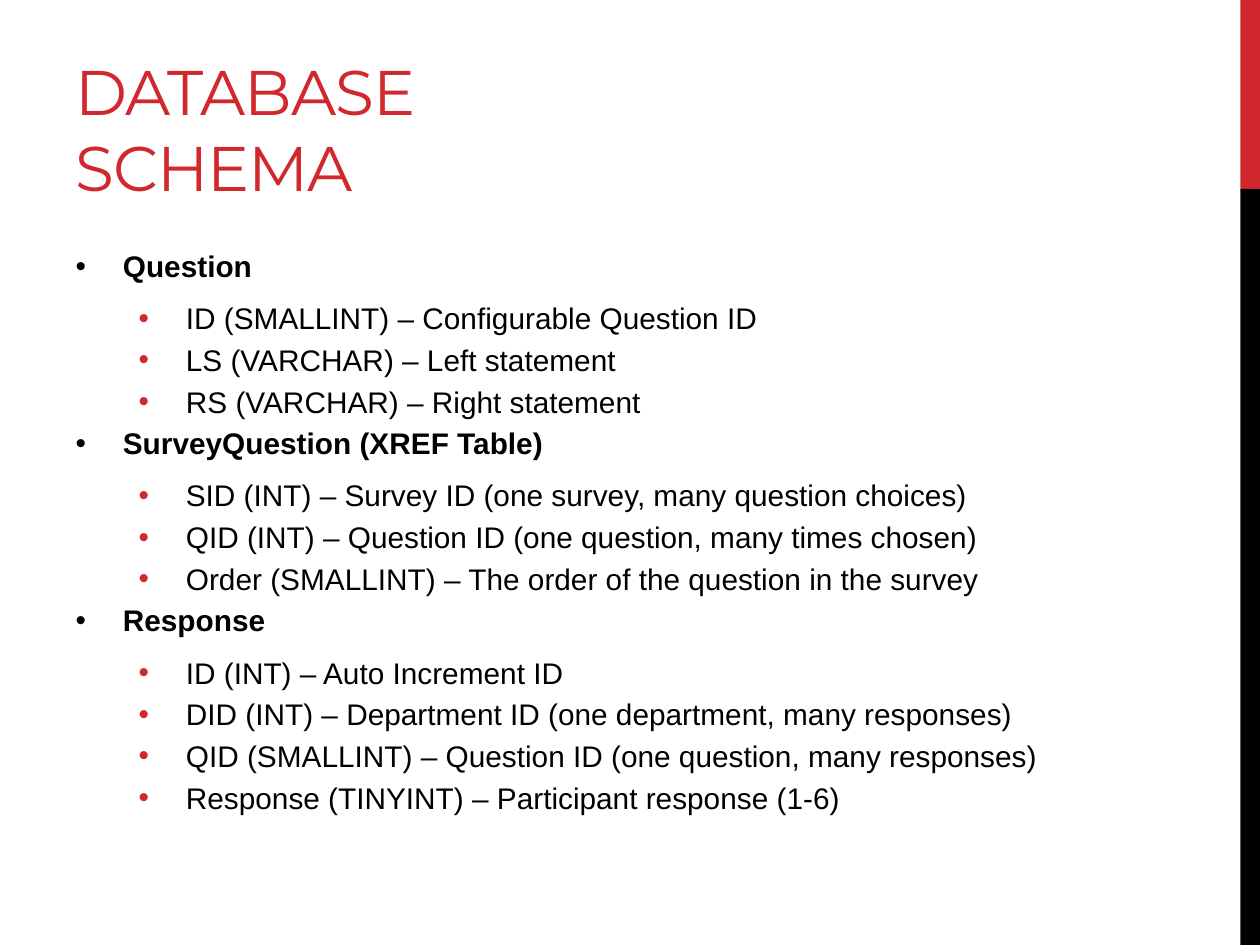
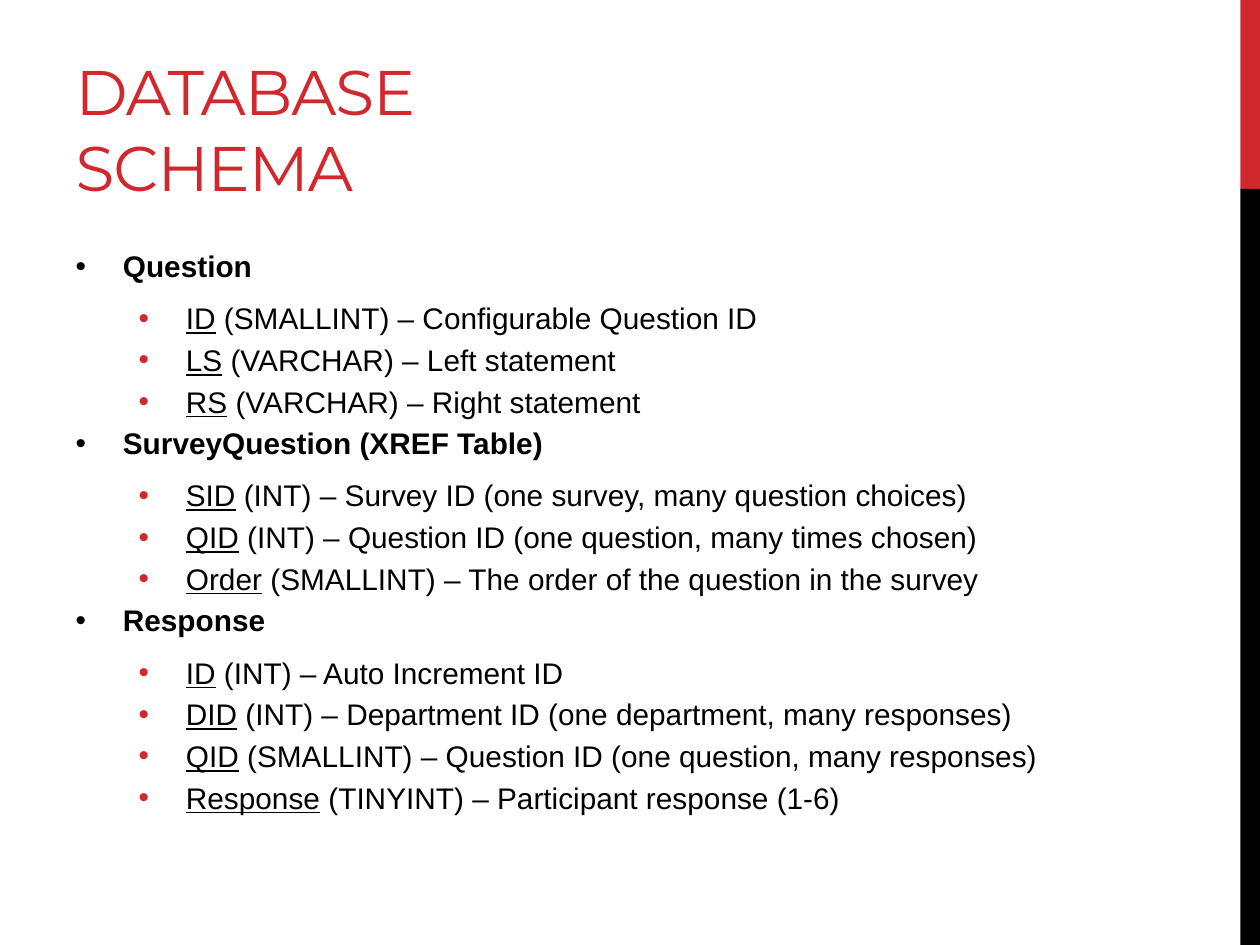
Before and after one commit to AndreasSchwagerl/RR-Survey-System, a slide deck: slide 15 of Survey System - Progress Presentation 3.pptx. Drawn at 1260x945 pixels with LibreOffice and Linux fonts; fonts in the diff are those of the drawing. Boxes give left, top, right and bottom in pixels: in the first picture for what was removed or moved away, otherwise in the second. Text is boxed around its words. In the diff, an @@ line names an element or a change of style, - is before the commit and + after.

```diff
--- a/Survey System - Progress Presentation 3.pptx
+++ b/Survey System - Progress Presentation 3.pptx
@@ text at (186,307,1036,814): underline on in "ID", "LS", "RS", "SID" and 6 more places @@
```
Also in this commit, not shown: 2 other slides changed.
